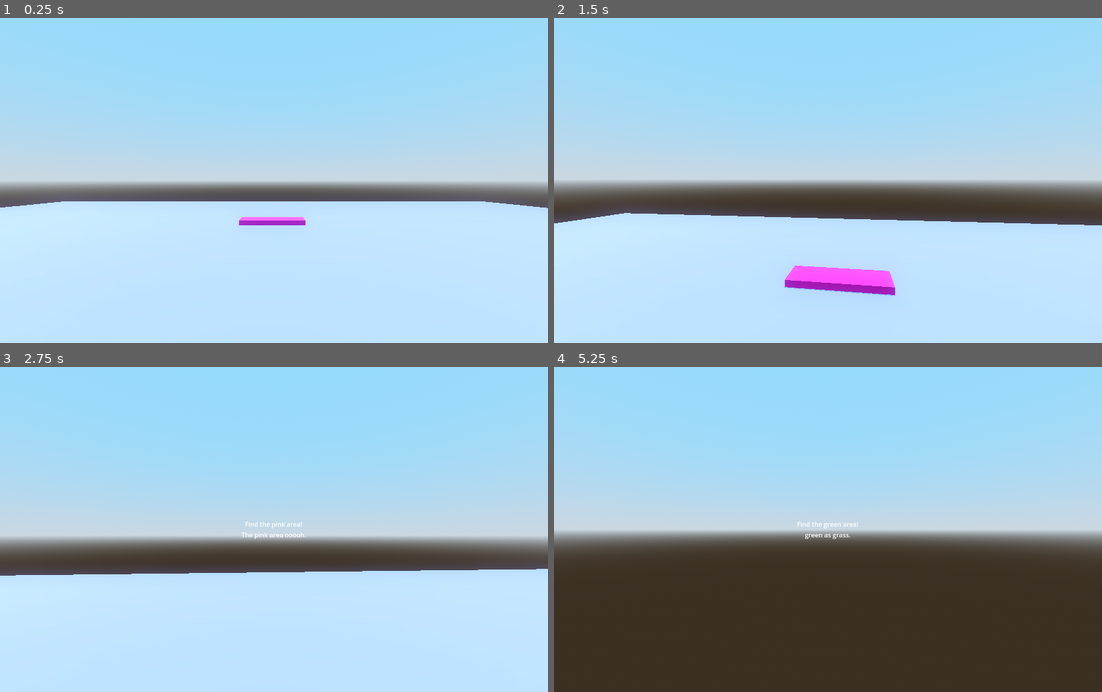
Above: before the commit, frames 1-4 (two rows, left to right).
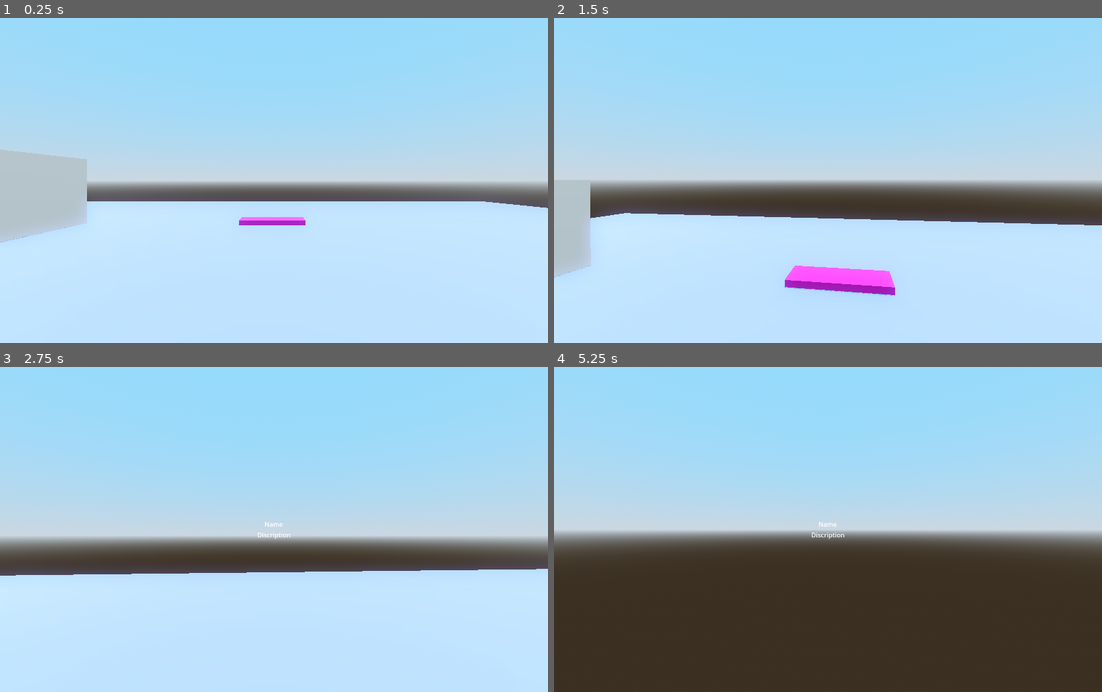
Above: after the commit, the same moments.

Repository: Dragon20C/godot-objective-system
Game: Godot game, scene res://Scenes/main.tscn
Same seed, same stepped clock (60 frames per second), same inputs: the game is played once before the commit and once after it.
Inputs (mouse positions are in pixels of both pictures, inside the frame that each line leads up to):
- Up to frame 1 (0.25 s): no input
- Up to frame 2 (1.5 s): tap Enter at 0.5 s; move the mouse to (855, 180) at 0.52 s; hold Tab (tab) 0.53-1.28 s; hold W (forward) from 0.53 s (still down); tap Space (jump) at 0.77 s; move the mouse to (800, 180) at 1.27 s; tap Shift (sprint) at 1.35 s
- Up to frame 3 (2.75 s): keep holding W (forward); tap Space (jump) at 1.52 s; tap Tab (tab) at 1.55 s; move the mouse to (284, 523) at 2.02 s; hold Tab (tab) from 2.03 s (still down)
- Up to frame 4 (5.25 s): keep holding W (forward); move the mouse to (822, 536) at 2.77 s; release Tab (tab) at 2.78 s; tap Tab (tab) at 2.85, 3.8, 4.35 s; tap Space (jump) at 3.02, 3.77, 4.52, 5 s; move the mouse to (866, 532) at 3.52 s; hold Shift (sprint) 3.53-4.28 s; move the mouse to (784, 526) at 4.27 s; move the mouse to (833, 529) at 5.02 s; hold Tab (tab) from 5.03 s (still down)

The runs differ from the first frame. In frame 1, 3.2% of the frame differs, in the area x 0-17%, y 40-70%; in frame 2, 1.8%; in frame 3, 0.1%; in frame 4, 0.1%.
Error after the commit: Invalid call. Nonexistent function 'set_collectables' in base 'Node (Objective_Collect)'. (res://ObjectiveSystem/ObjectiveSystemManager.gd:41)

Commit message:
Added a basic interaction system, and added a very early collecting objective, currently it does not track the collectibles yet but will add it soon

Diff:
--- /dev/null
+++ b/Interactables/Interactiable.gd
@@ -0,0 +1,6 @@
+class_name Interactable extends Node
+
+var prompt : String = "Press E to interact"
+
+func interacted_with():
+	print("Player interacted with " + self.name)
--- /dev/null
+++ b/Interactables/collectable_object.gd
@@ -0,0 +1,9 @@
+extends Interactable
+
+
+func _init() -> void:
+	prompt = "Press E to collect the object"
+
+func interacted_with():
+	print(self.name + " Collected.")
+	queue_free()
--- /dev/null
+++ b/Interactables/collectable_object.tscn
@@ -0,0 +1,23 @@
+[gd_scene load_steps=5 format=3 uid="uid://burlpsuaxubai"]
+
+[ext_resource type="Script" path="res://Interactables/collectable_object.gd" id="1_l6rxt"]
+
+[sub_resource type="StandardMaterial3D" id="StandardMaterial3D_gkb3w"]
+albedo_color = Color(0.34902, 0.427451, 1, 1)
+
+[sub_resource type="BoxMesh" id="BoxMesh_ghiie"]
+material = SubResource("StandardMaterial3D_gkb3w")
+size = Vector3(0.6, 1, 0.05)
+
+[sub_resource type="BoxShape3D" id="BoxShape3D_o646w"]
+size = Vector3(0.65, 1, 0.2)
+
+[node name="Collectable_object" type="Area3D"]
+script = ExtResource("1_l6rxt")
+
+[node name="MeshInstance3D" type="MeshInstance3D" parent="."]
+mesh = SubResource("BoxMesh_ghiie")
+
+[node name="CollisionShape3D" type="CollisionShape3D" parent="."]
+transform = Transform3D(1, 0, 0, 0, 1, 0, 0, 0, 1, 0, 0, 0.0736043)
+shape = SubResource("BoxShape3D_o646w")
--- a/ObjectiveSystem/ObjectiveSystemManager.gd
+++ b/ObjectiveSystem/ObjectiveSystemManager.gd
@@ -5,6 +5,7 @@
 # Holds objective nodes so we can connect them to the objective base class
 # Holds the logic, its a simple state machine that checks if the objective is complete
 # or not and based on the information it returns we decide what happens.
+@export var ui_node : Node
 var system = Objective_System.new()
 
 func _ready():
@@ -18,24 +19,43 @@
 	# does the state machine comparisions in a match statement
 	system.update()
 
+func _physics_process(delta: float) -> void:
+	interaction_step()
+
 func setup():
 	# Init the objectives here
 	var objective_1 = Objective_Location.new("Find the pink area!","The pink area ooooh.")
 	var objective_2 = Objective_Location.new("Find the green area!","green as grass.")
 	var objective_3 = Objective_Location.new("Find the red area!","burn baby burn!.")
+	var objective_4 = Objective_Collect.new("Collect paper","Just like slenderman!")
 	# Set any variables to the objective
 	for objective_node in get_tree().get_nodes_in_group('ObjectiveGroup'):
 		match objective_node.name:
 			"PinkArea":
-				objective_1.set_variables(objective_node)
+				objective_1.set_area(objective_node)
 			"GreenArea":
-				objective_2.set_variables(objective_node)
+				objective_2.set_area(objective_node)
 			"RedArea":
-				objective_3.set_variables(objective_node)
+				objective_3.set_area(objective_node)
+			"Collectables":
+				objective_4.set_collectables(objective_node)
 			_:
 				print("Unset variable detected!")
 
 	# Finally add the objective to the system with a specific order.
-	system.add_objective(objective_1)
-	system.add_objective(objective_2)
-	system.add_objective(objective_3)
+	#system.add_objective(objective_1)
+	#system.add_objective(objective_2)
+	#system.add_objective(objective_3)
+	system.add_objective(objective_4)
+
+func interaction_step():
+	var ray_collider = SignalBus.player.raycast.get_collider()
+
+
+	if ray_collider and ray_collider is Interactable:
+		ui_node.set_visibility_of_text(true)
+		ui_node.set_text(ray_collider.prompt)
+		if Input.is_action_just_pressed("Interact"):
+			ray_collider.interacted_with()
+	else:
+		ui_node.set_visibility_of_text(false)
--- /dev/null
+++ b/ObjectiveSystem/Objectives/CollectObjects.gd
@@ -0,0 +1,29 @@
+class_name Objective_Collect extends Objective
+
+signal collected_object
+
+@export var total_collectable : int = 0
+var collected_collectables : int = 0
+
+func _init(_Name : String, _Discription : String) -> void:
+	Name = _Name
+	Discription = _Discription
+
+func set_collectables(colletables : Node):
+	var children = colletables.get_children()
+
+	for i in children:
+		print(i.name)
+
+func start_objective():
+	print("Collecting objectes started!")
+
+func check_objective() -> States:
+	# have logic for checking to see if the player has completed its objective
+	# example for when the player has reached a location
+	return States.Running
+
+func completed_objective():
+	# Have it run this when objective is done this can be used to give rewards
+	# or to display some text for the player
+	pass
--- a/ObjectiveSystem/Objectives/GoToLocation.gd
+++ b/ObjectiveSystem/Objectives/GoToLocation.gd
@@ -2,8 +2,8 @@
 
 var Area : Area3D
 var in_area : bool = false
-func set_variables(_area : Area3D):
 
+func set_area(_area : Area3D):
 	Area = _area
 
 func start_objective():
--- a/Scenes/main.tscn
+++ b/Scenes/main.tscn
@@ -1,8 +1,10 @@
-[gd_scene load_steps=17 format=3 uid="uid://co3qit0sxyt1x"]
+[gd_scene load_steps=21 format=3 uid="uid://co3qit0sxyt1x"]
 
 [ext_resource type="PackedScene" uid="uid://c3pyw0uukr03v" path="res://Scenes/player.tscn" id="1_kqipt"]
 [ext_resource type="Script" path="res://ObjectiveSystem/ObjectiveSystemManager.gd" id="2_v6vbf"]
 [ext_resource type="PackedScene" uid="uid://byc88rear0rm0" path="res://Scenes/objective_hud.tscn" id="3_usw6a"]
+[ext_resource type="PackedScene" uid="uid://burlpsuaxubai" path="res://Interactables/collectable_object.tscn" id="5_fmftx"]
+[ext_resource type="Script" path="res://Scripts/UI.gd" id="6_oed0k"]
 
 [sub_resource type="ProceduralSkyMaterial" id="ProceduralSkyMaterial_g8hms"]
 sky_top_color = Color(0.454902, 0.745098, 0.976471, 1)
@@ -52,6 +54,12 @@
 material = SubResource("StandardMaterial3D_om6rc")
 size = Vector3(3, 0.5, 1)
 
+[sub_resource type="BoxMesh" id="BoxMesh_dxm70"]
+size = Vector3(0.5, 3, 20)
+
+[sub_resource type="ConcavePolygonShape3D" id="ConcavePolygonShape3D_g5gng"]
+data = PackedVector3Array(-0.25, 1.5, 10, 0.25, 1.5, 10, -0.25, -1.5, 10, 0.25, 1.5, 10, 0.25, -1.5, 10, -0.25, -1.5, 10, 0.25, 1.5, -10, -0.25, 1.5, -10, 0.25, -1.5, -10, -0.25, 1.5, -10, -0.25, -1.5, -10, 0.25, -1.5, -10, 0.25, 1.5, 10, 0.25, 1.5, -10, 0.25, -1.5, 10, 0.25, 1.5, -10, 0.25, -1.5, -10, 0.25, -1.5, 10, -0.25, 1.5, -10, -0.25, 1.5, 10, -0.25, -1.5, -10, -0.25, 1.5, 10, -0.25, -1.5, 10, -0.25, -1.5, -10, 0.25, 1.5, 10, -0.25, 1.5, 10, 0.25, 1.5, -10, -0.25, 1.5, 10, -0.25, 1.5, -10, 0.25, 1.5, -10, -0.25, -1.5, 10, 0.25, -1.5, 10, -0.25, -1.5, -10, 0.25, -1.5, 10, 0.25, -1.5, -10, -0.25, -1.5, -10)
+
 [node name="Main" type="Node3D"]
 
 [node name="WorldEnvironment" type="WorldEnvironment" parent="."]
@@ -72,9 +80,10 @@
 [node name="Player" parent="." instance=ExtResource("1_kqipt")]
 sensitivity = 0.002
 
-[node name="ObjectiveSystemManager" type="Node" parent="." node_paths=PackedStringArray("hud")]
+[node name="ObjectiveSystemManager" type="Node" parent="." node_paths=PackedStringArray("hud", "ui_node")]
 script = ExtResource("2_v6vbf")
 hud = NodePath("ObjectiveHud")
+ui_node = NodePath("../UI")
 
 [node name="ObjectiveHud" parent="ObjectiveSystemManager" instance=ExtResource("3_usw6a")]
 
@@ -107,3 +116,48 @@
 [node name="MeshInstance3D" type="MeshInstance3D" parent="RedArea"]
 transform = Transform3D(1, 0, 0, 0, 1, 0, 0, 0, 1, 0, -1, 0)
 mesh = SubResource("BoxMesh_x1k17")
+
+[node name="Wall" type="MeshInstance3D" parent="."]
+transform = Transform3D(1, 0, 0, 0, 1, 0, 0, 0, 1, -9, 1.54991, 0)
+mesh = SubResource("BoxMesh_dxm70")
+
+[node name="StaticBody3D" type="StaticBody3D" parent="Wall"]
+
+[node name="CollisionShape3D" type="CollisionShape3D" parent="Wall/StaticBody3D"]
+shape = SubResource("ConcavePolygonShape3D_g5gng")
+
+[node name="Collectables" type="Node" parent="." groups=["ObjectiveGroup"]]
+
+[node name="Collectable_object" parent="Collectables" instance=ExtResource("5_fmftx")]
+transform = Transform3D(-4.37114e-08, 0, -1, 0, 1, 0, 1, 0, -4.37114e-08, -8.67927, 2, 0)
+
+[node name="Collectable_object2" parent="Collectables" instance=ExtResource("5_fmftx")]
+transform = Transform3D(-4.37114e-08, 0, -1, 0, 1, 0, 1, 0, -4.37114e-08, -8.67927, 2, 2)
+
+[node name="Collectable_object3" parent="Collectables" instance=ExtResource("5_fmftx")]
+transform = Transform3D(-4.37114e-08, 0, -1, 0, 1, 0, 1, 0, -4.37114e-08, -8.67927, 2, 4)
+
+[node name="Collectable_object4" parent="Collectables" instance=ExtResource("5_fmftx")]
+transform = Transform3D(-4.37114e-08, 0, -1, 0, 1, 0, 1, 0, -4.37114e-08, -8.67927, 2, 6)
+
+[node name="Collectable_object5" parent="Collectables" instance=ExtResource("5_fmftx")]
+transform = Transform3D(-4.37114e-08, 0, -1, 0, 1, 0, 1, 0, -4.37114e-08, -8.67927, 2, -2)
+
+[node name="Collectable_object6" parent="Collectables" instance=ExtResource("5_fmftx")]
+transform = Transform3D(-4.37114e-08, 0, -1, 0, 1, 0, 1, 0, -4.37114e-08, -8.67927, 2, -4)
+
+[node name="UI" type="Node" parent="."]
+script = ExtResource("6_oed0k")
+
+[node name="CanvasLayer" type="CanvasLayer" parent="UI"]
+
+[node name="CenterContainer" type="CenterContainer" parent="UI/CanvasLayer"]
+anchors_preset = 15
+anchor_right = 1.0
+anchor_bottom = 1.0
+grow_horizontal = 2
+grow_vertical = 2
+
+[node name="Prompt_label" type="Label" parent="UI/CanvasLayer/CenterContainer"]
+layout_mode = 2
+text = "Interacting with..."
--- a/Scenes/player.tscn
+++ b/Scenes/player.tscn
@@ -15,3 +15,8 @@
 transform = Transform3D(1, 0, 0, 0, 1, 0, 0, 0, 1, 0, 2, 0)
 
 [node name="Camera3D" type="Camera3D" parent="Head"]
+
+[node name="RayCast3D" type="RayCast3D" parent="Head/Camera3D"]
+target_position = Vector3(0, 0, -4)
+collide_with_areas = true
+collide_with_bodies = false
--- /dev/null
+++ b/Scripts/CollectObjectsNode.gd
@@ -0,0 +1,23 @@
+class_name Objective_Collect extends Objective
+
+signal collected_object
+
+@export var total_collectable : int = 0
+var collected_collectables : int = 0
+
+func _init(_Name : String, _Discription : String) -> void:
+	Name = _Name
+	Discription = _Discription
+
+func start_objective():
+	print("Collecting objectes started!")
+
+func check_objective() -> States:
+	# have logic for checking to see if the player has completed its objective
+	# example for when the player has reached a location
+	return States.NotRunning
+
+func completed_objective():
+	# Have it run this when objective is done this can be used to give rewards
+	# or to display some text for the player
+	pass
--- /dev/null
+++ b/Scripts/UI.gd
@@ -0,0 +1,9 @@
+extends Node
+
+@onready var prompt_node = get_node("CanvasLayer/CenterContainer/Prompt_label")
+
+func set_visibility_of_text(state : bool):
+	prompt_node.visible = state
+
+func set_text(text : String):
+	prompt_node.text = text
--- a/Scripts/player.gd
+++ b/Scripts/player.gd
@@ -1,8 +1,8 @@
 class_name Player extends CharacterBody3D
 
-@export var sensitivity = 0.004
-
-var speed
+@export var sensitivity : float = 0.004
+@onready var raycast : RayCast3D = get_node("Head/Camera3D/RayCast3D")
+var speed : float
 const WALK_SPEED = 4.0
 const SPRINT_SPEED = 5.5
 const JUMP_VELOCITY = 4.8
